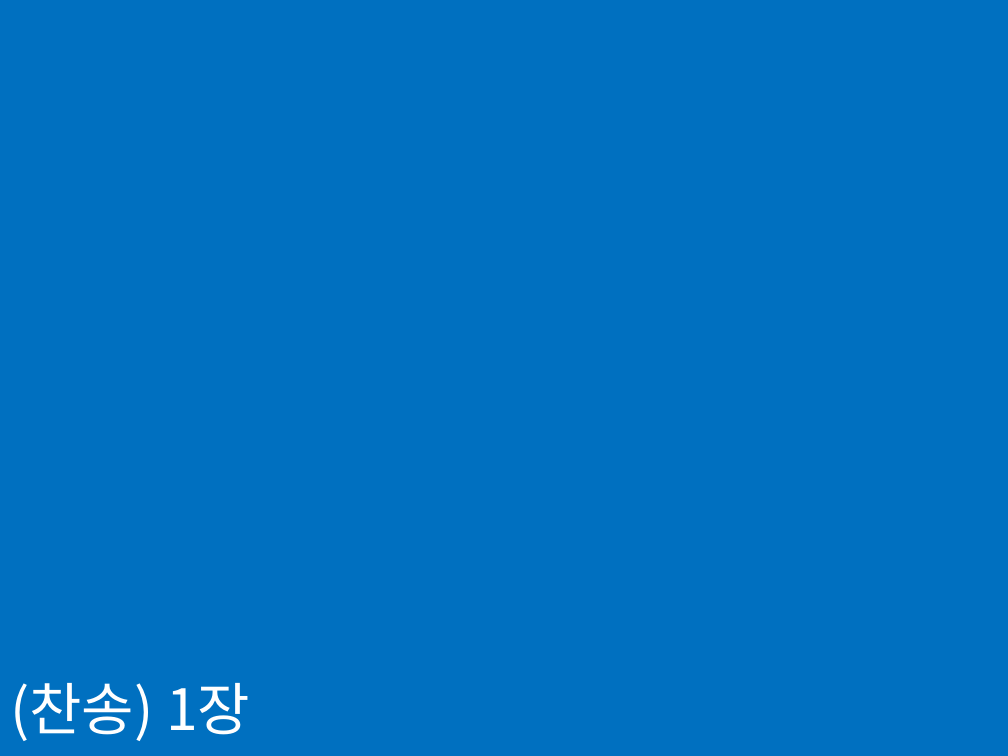
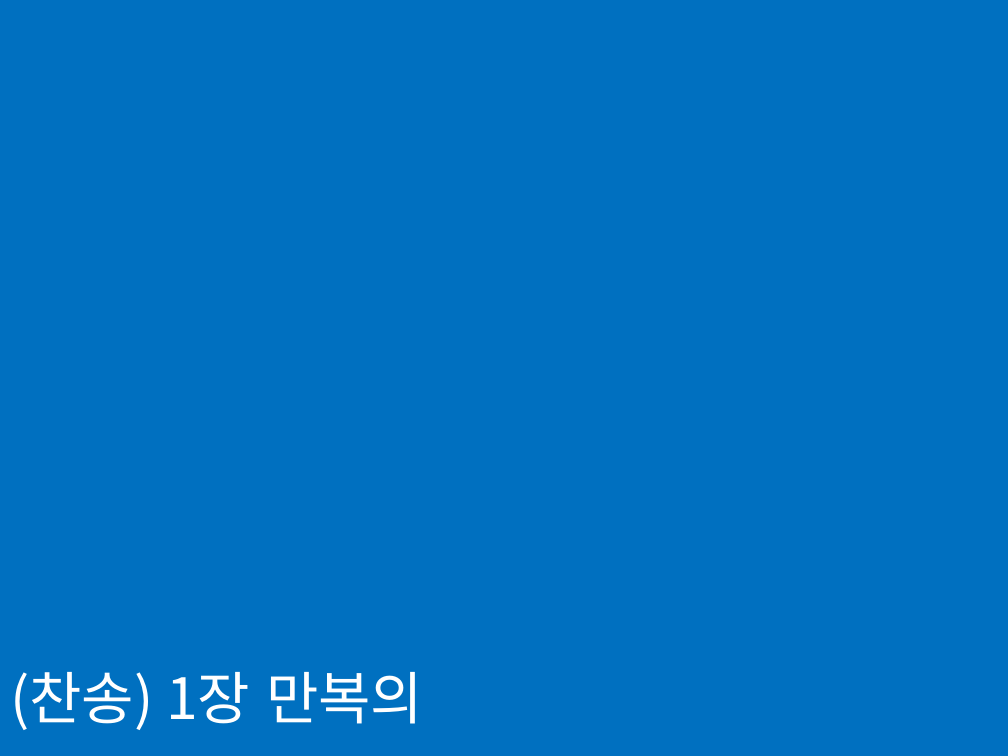
Before and after one commit to sumannam/osanskc, a slide deck: slide 4 of caption.pptx. Drawn at 1008x756 pixels with LibreOffice and Linux fonts; fonts in the diff are those of the drawing. Boxes give left, top, right and bottom in pixels: in the first picture for what was removed or moved away, otherwise in the second. Text is boxed around its words. In the diff, an @@ line names an element or a change of style, - is before the commit and + after.

```diff
--- a/caption.pptx
+++ b/caption.pptx
@@ text at bbox=[10, 672, 423, 730]: text changed @@
-(찬송) 1장
+(찬송) 1장 만복의
```
Also in this commit, not shown: 11 other slides changed, 6 slides added, 6 slides removed, 4 other files.
